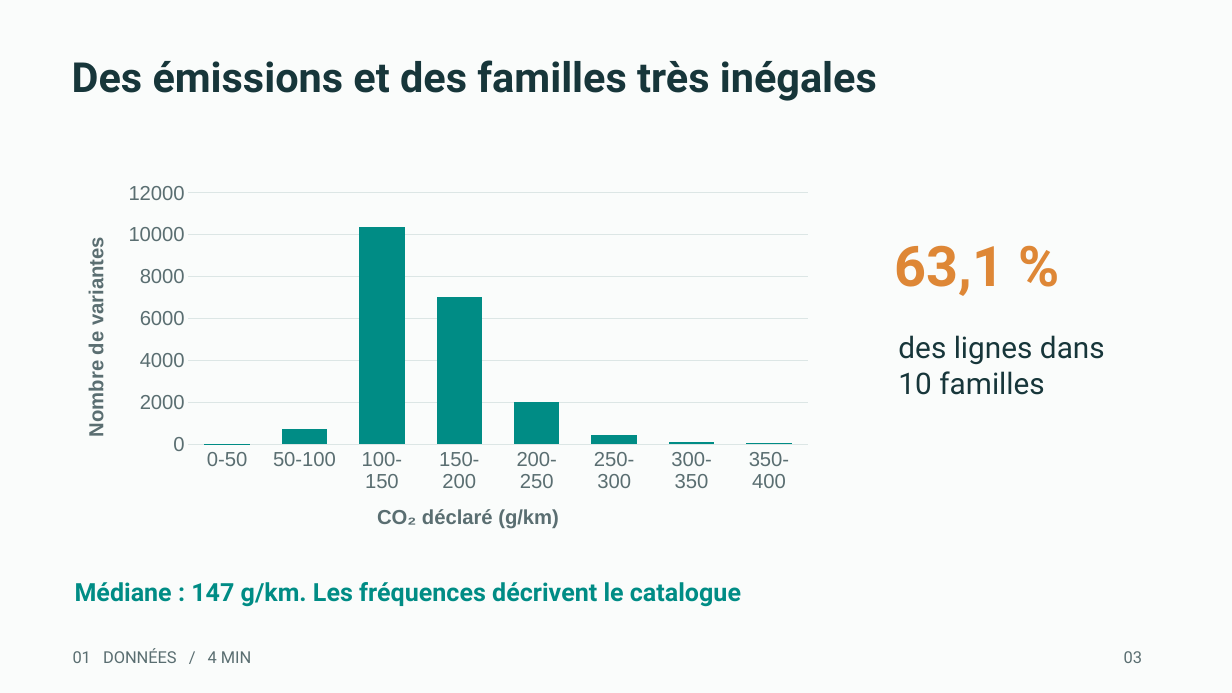
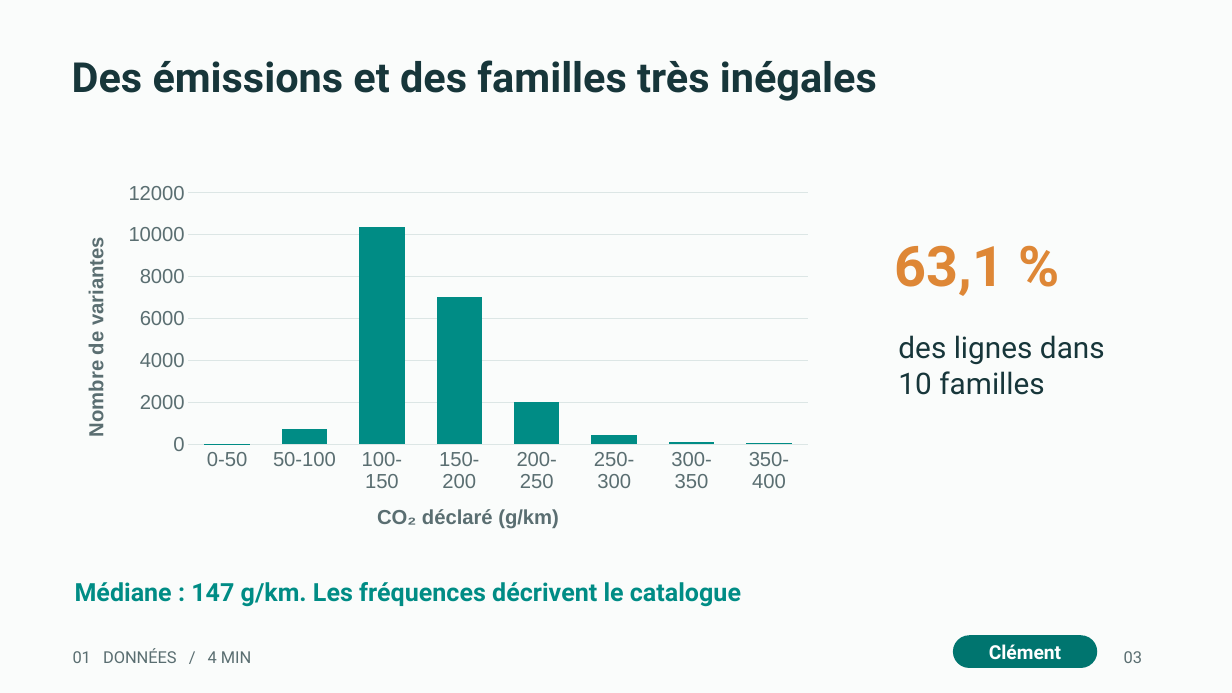
Before and after one commit to MachineLearning-NCJP/Atelier-01, a slide deck: slide 3 of presentation/output/evaluation_ds_ml_vehicules.pptx. Drawn at 1232x693 pixels with LibreOffice and Linux fonts; fonts in the diff are those of the drawing. Boxes give left, top, right and bottom in pixels: in the first picture for what was removed or moved away, otherwise in the second. Text is boxed around its words. In the diff, an @@ line names an element or a change of style, - is before the commit and + after.

```diff
--- a/presentation/output/evaluation_ds_ml_vehicules.pptx
+++ b/presentation/output/evaluation_ds_ml_vehicules.pptx
@@ rounded rectangle added at <box>953,636,1097,668</box>, fill #00756F, 15 pt, text #FFFFFF, bold @@
+Clément
```
Also in this commit, not shown: 22 other slides changed, 1 other file.
